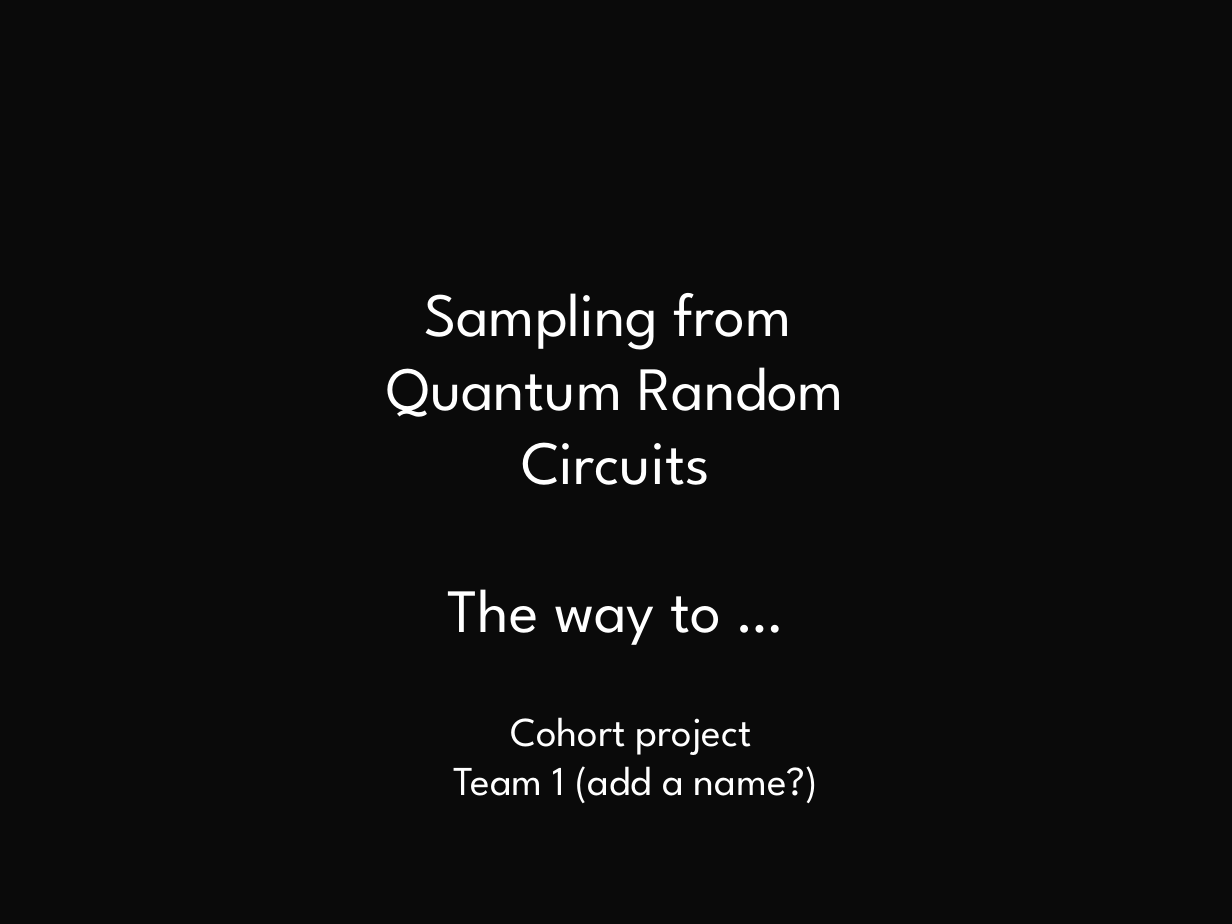
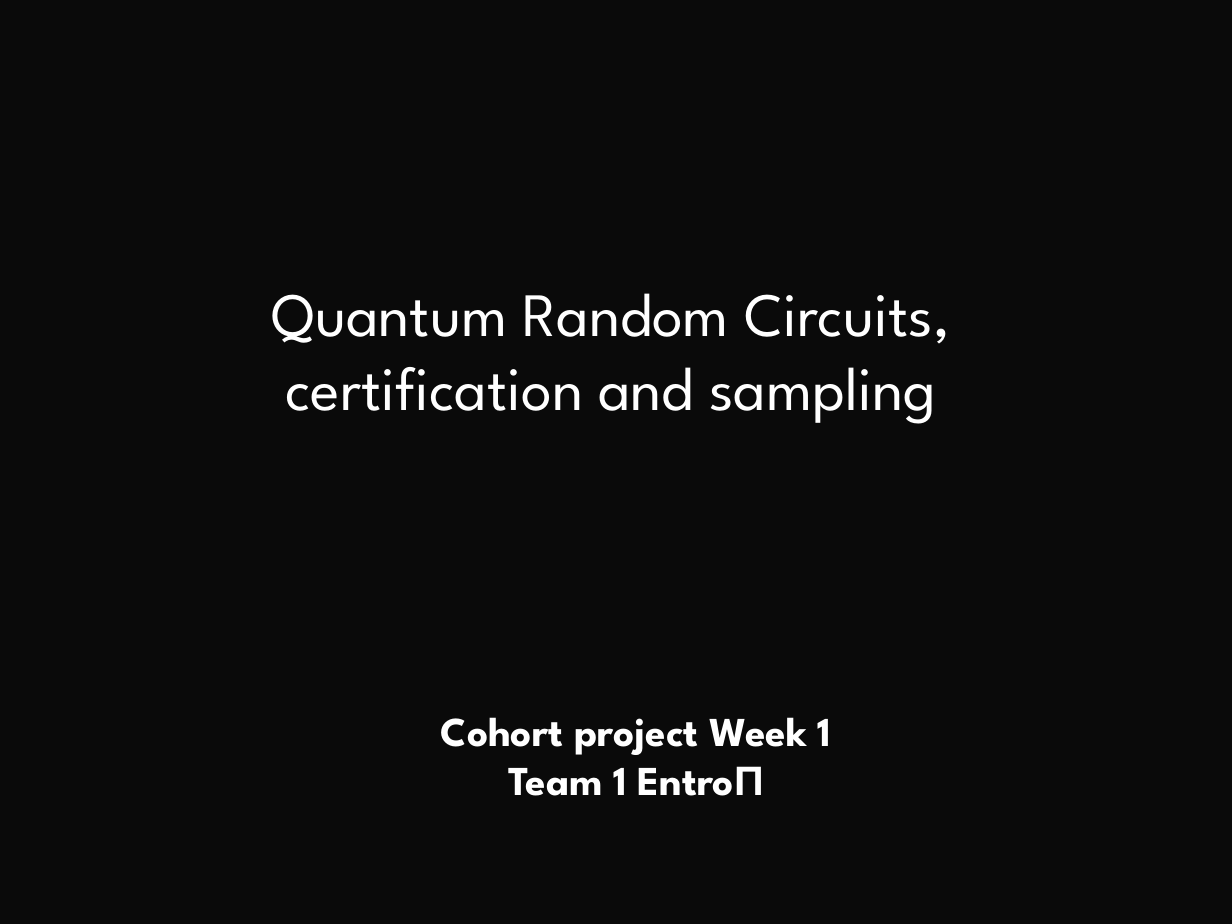
Before and after one commit to CDL-Quantum/CohortProject_2021, a slide deck: slide 1 of Week1_Trapped_Ions/archive/presentation_for_video.pptx. Drawn at 1232x924 pixels with LibreOffice and Linux fonts; fonts in the diff are those of the drawing; background and template pictures are left out; a plain dark background stands for a picture behind light text. Boxes give left, top, right and bottom in pixels: in the first picture for what was removed or moved away, otherwise in the second. Text is boxed around its words. In the diff, an @@ line names an element or a change of style, - is before the commit and + after.

```diff
--- a/Week1_Trapped_Ions/archive/presentation_for_video.pptx
+++ b/Week1_Trapped_Ions/archive/presentation_for_video.pptx
@@ text at box(272, 293, 950, 424): text changed @@
-Sampling from
-Quantum Random Circuits
-The way to …
+Quantum Random Circuits, certification and sampling
@@ text at box(441, 717, 831, 796): text changed; bold on @@
-Cohort project
-Team 1 (add a name?)
+Cohort project Week 1
+Team 1 EntroΠ
```
Also in this commit, not shown: 4 other slides changed.
